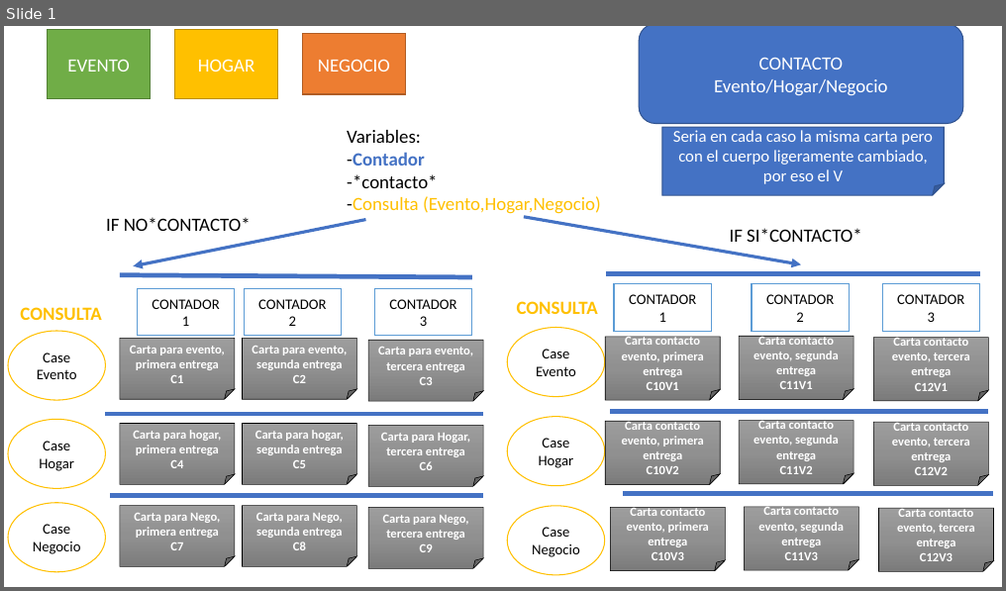
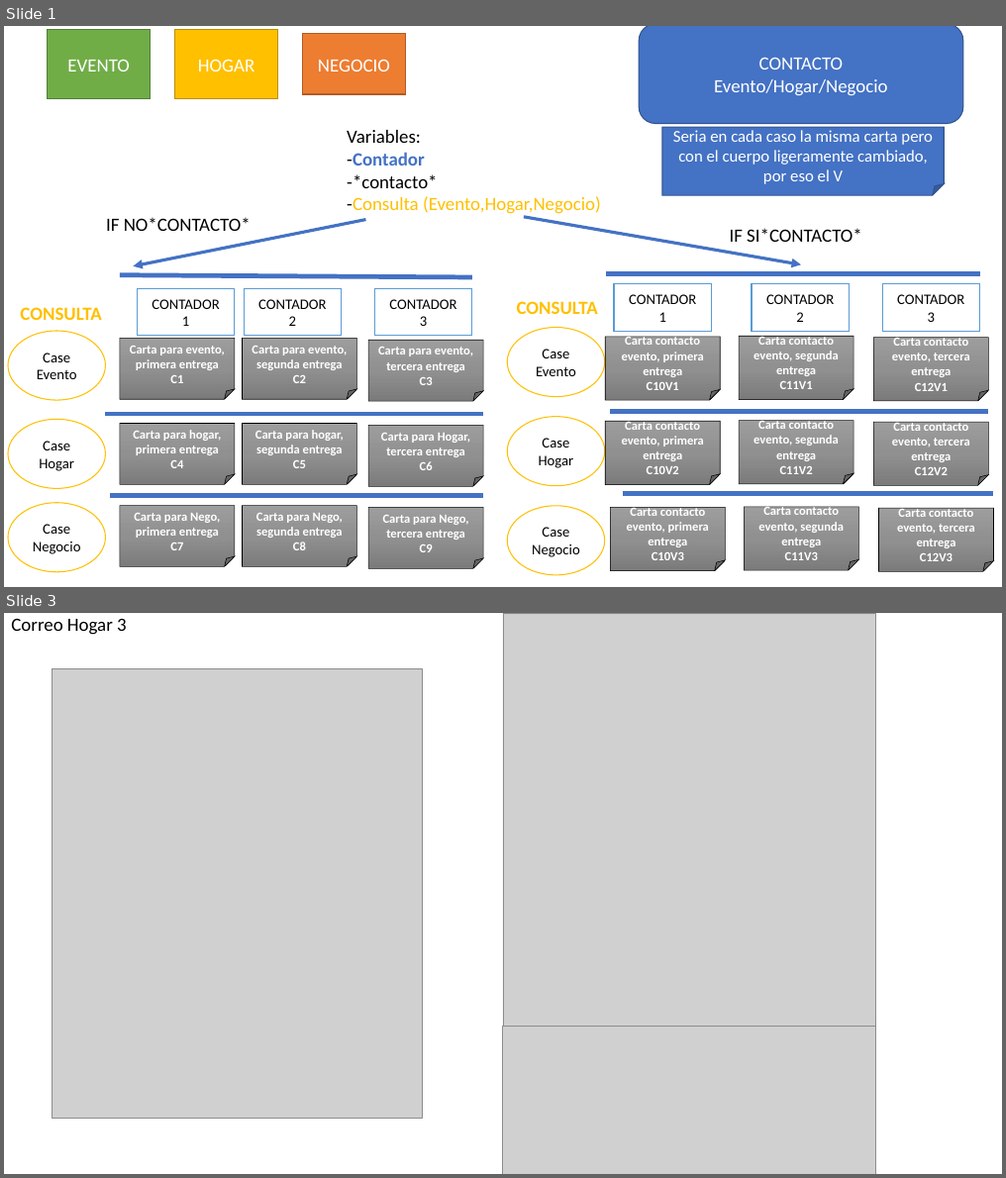
Before and after one commit to MrUshuario/NeonLedstore, a slide deck: PlantillaCorreo/CasoCartas.pptx. Shown one above the other, each under a label of ours: slide 1 before the commit, slides 1 and 3 after it; the slides between them are not shown. The pictures are 1006x591 and 1006x1178 pixels, drawn with LibreOffice and Linux fonts; fonts in the diff are those of the drawing; grey boxes stand for pictures. Boxes give left, top, right and bottom in pixels: in the first picture for what was removed or moved away, otherwise in the second. Text is boxed around its words. In the diff, an @@ line names an element or a change of style, - is before the commit and + after.

Commit message:
editando ppt de correos

```diff
--- a/PlantillaCorreo/CasoCartas.pptx
+++ b/PlantillaCorreo/CasoCartas.pptx
@@ slide 3 added at [4, 613, 1002, 1174], background #FFFFFF @@
@@ text added at [11, 618, 127, 635], 18 pt, text #000000 @@
+Correo Hogar 3
@@ picture added at [503, 613, 876, 1049] @@
@@ picture added at [52, 669, 423, 1118] @@
@@ picture added at [503, 1027, 876, 1174] @@
```
Also in this commit, not shown: 5 other slides added, 1 other file.
